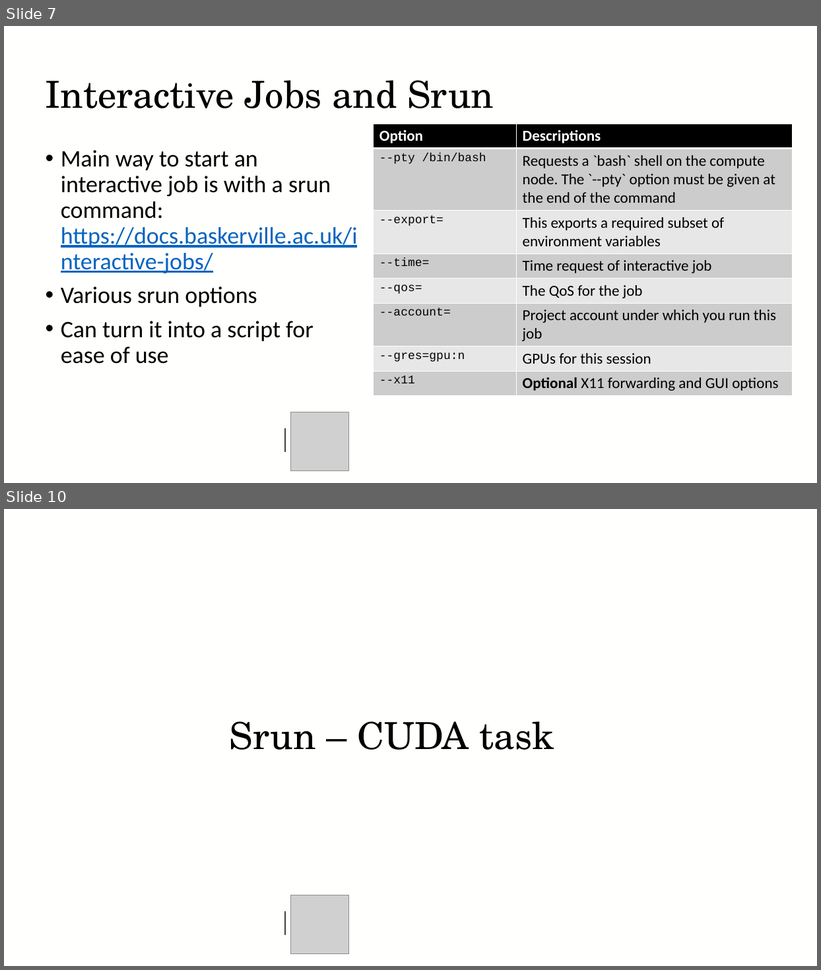
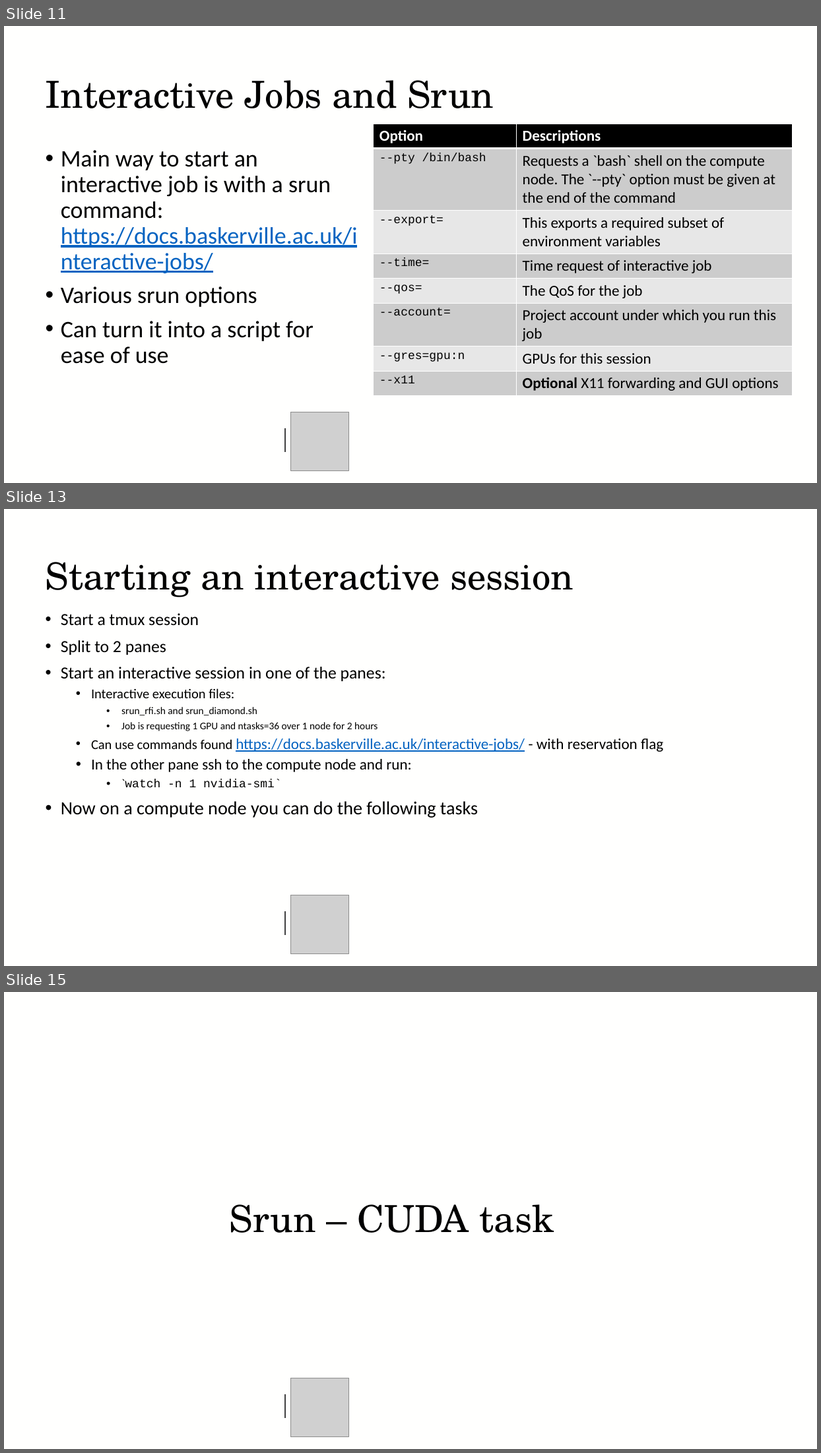
Before and after one commit to baskerville-hpc/2025-01-16-RFI-DLS-training, a slide deck: Interactive_jobs/Baskerville-Interactive-jobs.pptx. Shown one above the other, each under a label of ours: slides 7 and 10 before the commit, slides 11, 13 and 15 after it; the slides between them are not shown. The pictures are 821x970 and 821x1453 pixels, drawn with LibreOffice and Linux fonts; fonts in the diff are those of the drawing; grey boxes stand for pictures; background and template pictures are left out. Boxes give left, top, right and bottom in pixels: in the first picture for what was removed or moved away, otherwise in the second. Text is boxed around its words. In the diff, an @@ line names an element or a change of style, - is before the commit and + after.

```diff
--- a/Interactive_jobs/Baskerville-Interactive-jobs.pptx
+++ b/Interactive_jobs/Baskerville-Interactive-jobs.pptx
@@ slide 13 added at (x1=4, y1=509, x2=817, y2=966), background #FFFFFE @@
@@ title added at (x1=46, y1=562, x2=574, y2=597), 44 pt, text #000000 @@
+Starting an interactive session
@@ text added at (x1=61, y1=613, x2=663, y2=818), 18 pt, text #000000 @@
+• Start a tmux session
+• Split to 2 panes
+• Start an interactive session in one of the panes:
+  • Interactive execution files:
+    • srun_rfi.sh and srun_diamond.sh
+    • Job is requesting 1 GPU and ntasks=36 over 1 node for 2 hours
+  • Can use commands found https://docs.baskerville.ac.uk/interactive-jobs/ - with reservation flag
+  • In the other pane ssh to the compute node and run:
+    • `watch -n 1 nvidia-smi`
+• Now on a compute node you can do the following tasks
@@ picture added at (x1=290, y1=896, x2=349, y2=955) @@
@@ line added from (285, 912) to (285, 935), #404040 1 pt @@
@@ what was slide 7 is now slide 11 @@
@@ what was slide 10 is now slide 15 @@
```
Also in this commit, not shown: 5 slides changed, 18 other slides added.
